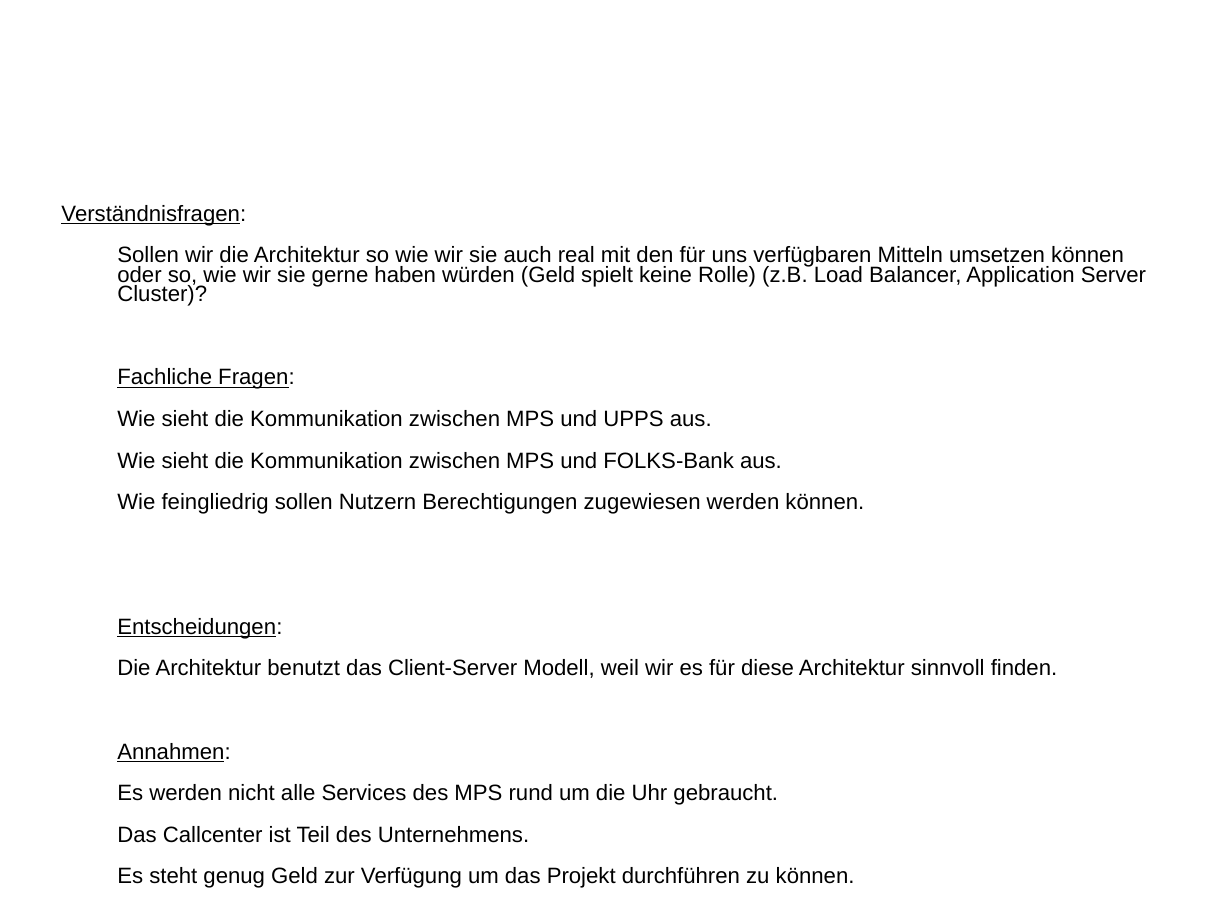
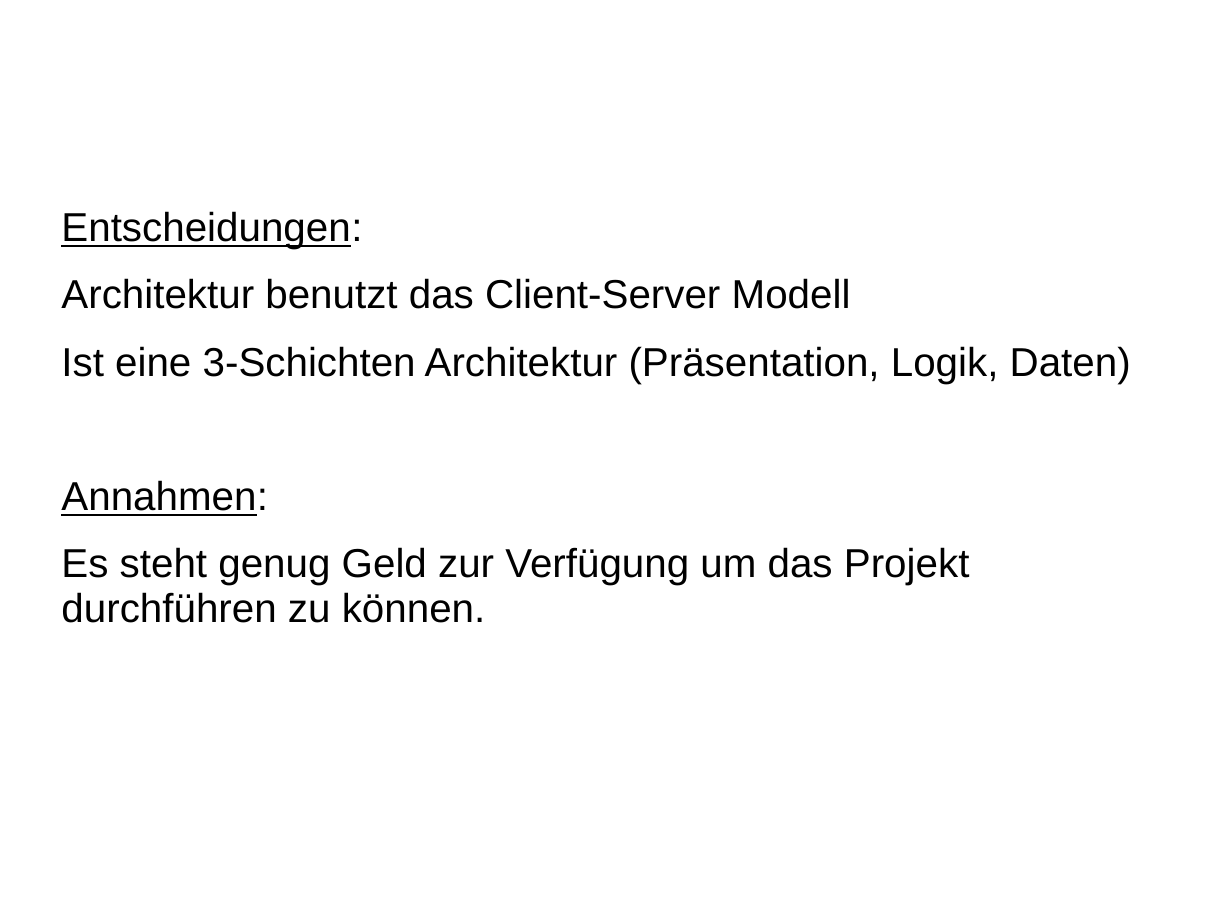
Before and after one commit to Chrischschi/AIP1, a slide deck: slide 6 of doku/MPS Architektur.ppt. Drawn at 1232x924 pixels with LibreOffice and Linux fonts; fonts in the diff are those of the drawing; background and template pictures are left out. Boxes give left, top, right and bottom in pixels: in the first picture for what was removed or moved away, otherwise in the second. Text is boxed around its words. In the diff, an @@ line names an element or a change of style, - is before the commit and + after.

Commit message:
Powerpoint bearbeitet/erweitert

```diff
--- a/doku/MPS Architektur.ppt
+++ b/doku/MPS Architektur.ppt
@@ text at box(61, 205, 1146, 514): paragraphs removed @@
-Verständnisfragen:
-Sollen wir die Architektur so wie wir sie auch real mit den für uns verfügbaren Mitteln umsetzen können oder so, wie wir sie gerne haben würden (Geld spielt keine Rolle) (z.B. Load Balancer, Application Server Cluster)?
-Fachliche Fragen:
-Wie sieht die Kommunikation zwischen MPS und UPPS aus.
-Wie sieht die Kommunikation zwischen MPS und FOLKS-Bank aus.
-Wie feingliedrig sollen Nutzern Berechtigungen zugewiesen werden können.
@@ text at box(61, 211, 970, 623): size 14.3 to 26 pt in "Entscheidungen:", "Annahmen:", "Es steht genug Geld zur Verfügung um ..."; line spacing 0.73 to 0.93; indent changed @@
@@ text at box(61, 278, 1131, 384): text changed; size 14.3 to 26 pt @@
-Die Architektur benutzt das Client-Server Modell, weil wir es für diese Architektur sinnvoll finden.
+Architektur benutzt das Client-Server Modell
+Ist eine 3-Schichten Architektur (Präsentation, Logik, Daten)
@@ text at box(117, 784, 778, 843): paragraphs removed @@
-Es werden nicht alle Services des MPS rund um die Uhr gebraucht.
-Das Callcenter ist Teil des Unternehmens.
```
Also in this commit, not shown: 2 other slides changed, 1 slide added, 1 slide removed.
